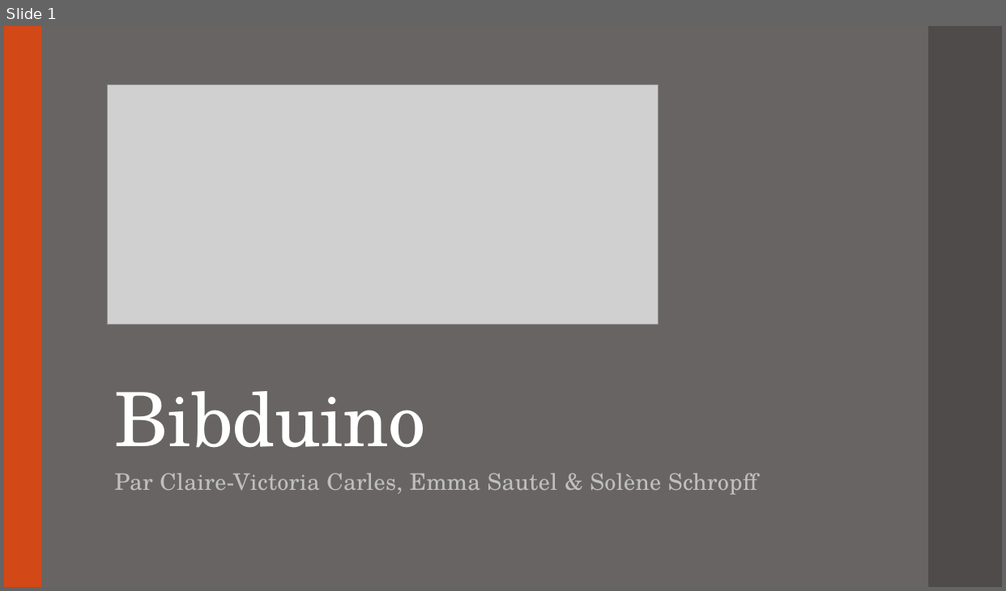
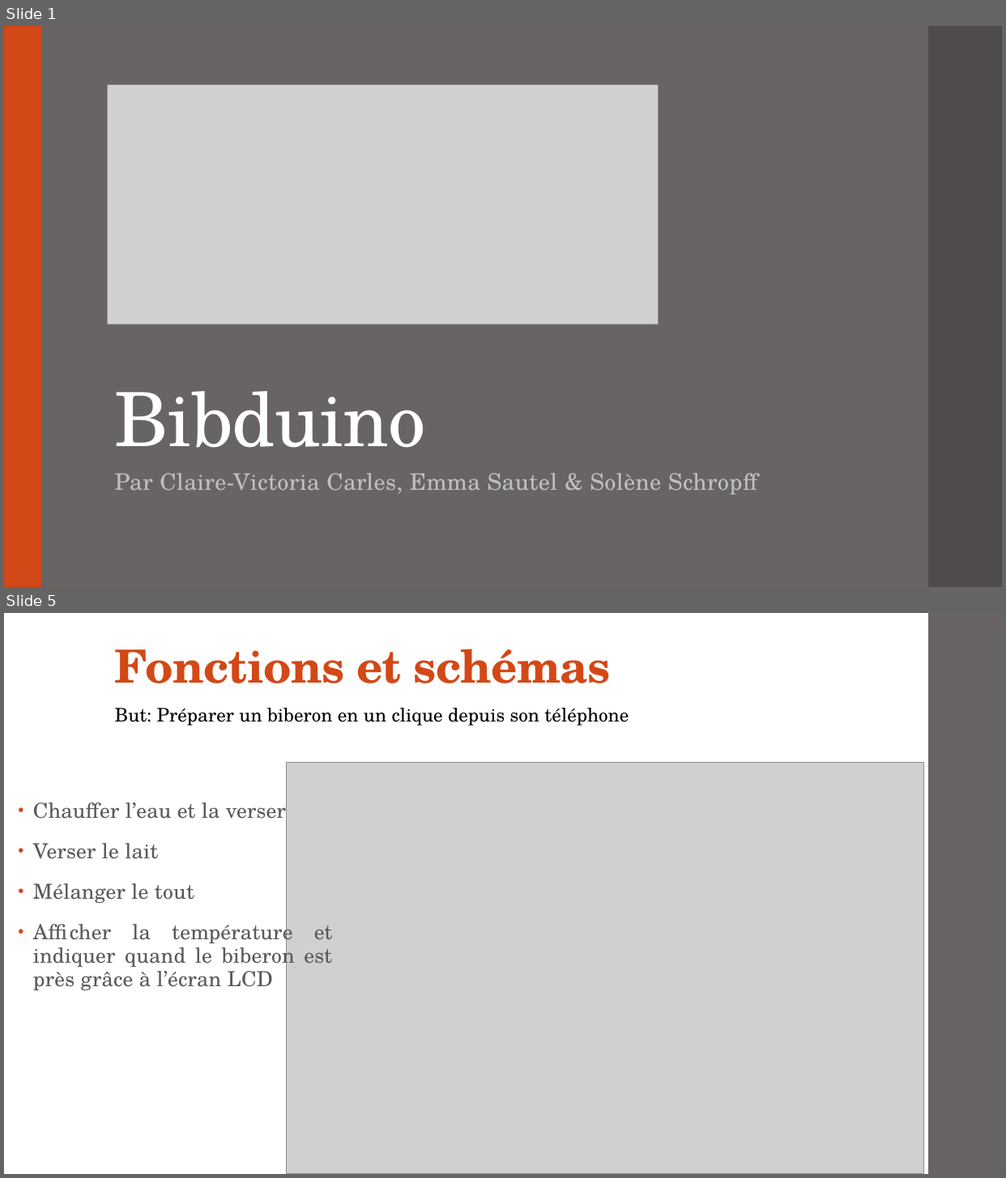
Before and after one commit to cvcarles/Bibduino, a slide deck: doc/Projet Bibduino.pptx. Shown one above the other, each under a label of ours: slide 1 before the commit, slides 1 and 5 after it; the slides between them are not shown. The pictures are 1006x591 and 1006x1178 pixels, drawn with LibreOffice and Linux fonts; fonts in the diff are those of the drawing; grey boxes stand for pictures. Boxes give left, top, right and bottom in pixels: in the first picture for what was removed or moved away, otherwise in the second. Text is boxed around its words. In the diff, an @@ line names an element or a change of style, - is before the commit and + after.

```diff
--- a/doc/Projet Bibduino.pptx
+++ b/doc/Projet Bibduino.pptx
@@ slide 5 added at box(4, 613, 1002, 1174), background #FFFFFF @@
@@ rectangle added at box(928, 613, 1002, 1174), fill #696464 @@
@@ title added at box(115, 649, 611, 683), 44 pt, text #D34817, bold @@
+Fonctions et schémas
@@ text added at box(115, 708, 629, 726), 18 pt, text #000000 @@
+But: Préparer un biberon en un clique depuis son téléphone
@@ picture added at box(286, 763, 924, 1174) @@
@@ text added at box(33, 803, 332, 990), 20 pt, text #595959 @@
+• Chauffer l’eau et la verser
+• Verser le lait
+• Mélanger le tout
+• Afficher la température et indiquer quand le biberon est près grâce à l’écran LCD
```
Also in this commit, not shown: 6 slides changed, 2 other slides added, 3 slides removed.
